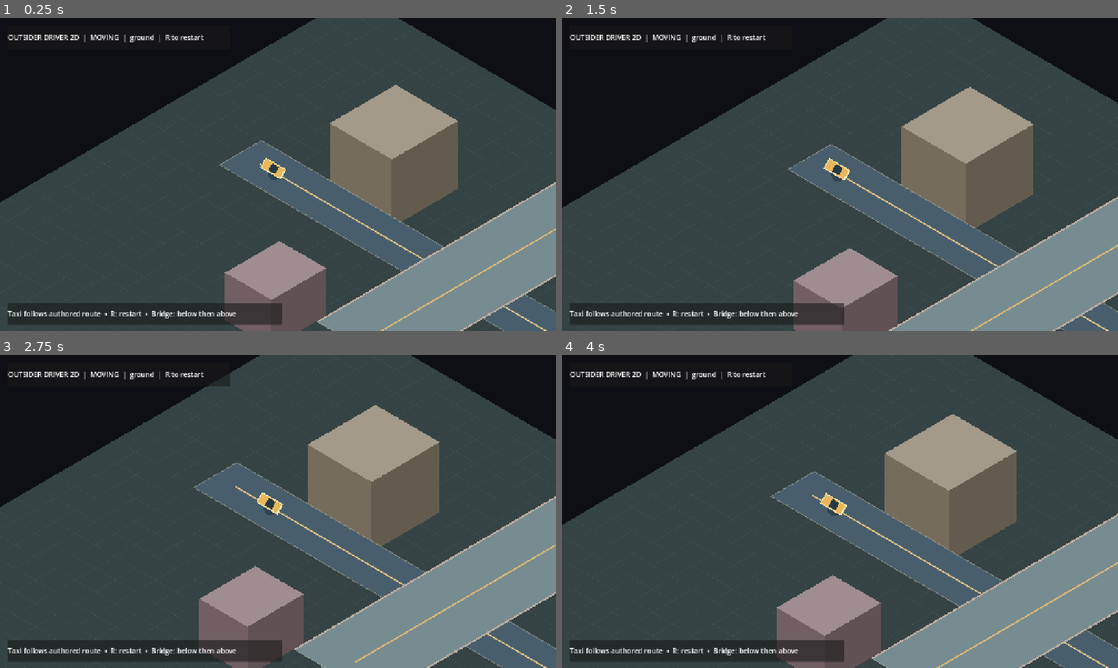
Above: before the commit, frames 1-4 (two rows, left to right).
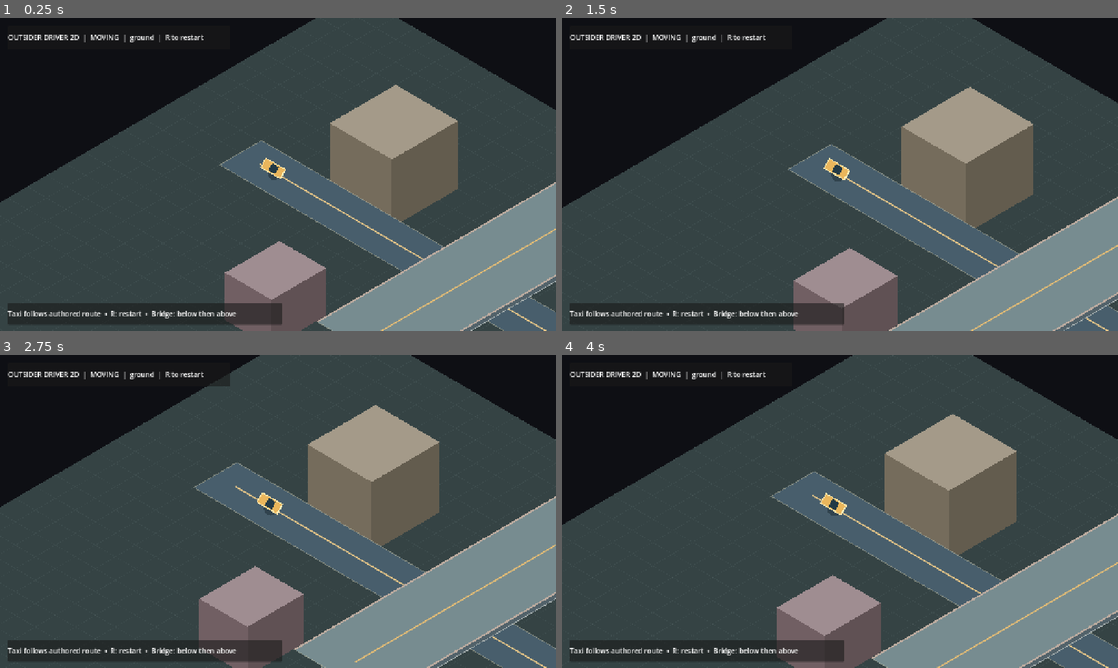
Above: after the commit, the same moments.

Repository: MohamedXIV/outsider-driver-2d
Game: Godot game, scene res://scenes/main.tscn
The game is run twice, just before and just after one commit, with the same random seed, the same clock (stepped at 60 frames per second) and the same inputs.
Inputs:
- Up to frame 1 (0.25 s): no input
- Up to frame 2 (1.5 s): tap Enter at 0.5 s; tap R at 0.6, 1.35 s
- Up to frame 3 (2.75 s): tap R at 2.1 s
- Up to frame 4 (4 s): tap R at 2.85, 3.6 s

The runs differ from the first frame. In frame 1, 0.2% of the frame differs, in the area x 83-100%, y 82-100%; in frame 2, less than 0.1%; in frame 3, 0.3%, in the area x 77-100%, y 76-100%; in frame 4, 0.2%.

Commit message:
feat(p0): clarify bridge structure and validate Linux/Web exports

Diff:
--- a/scripts/world_view.gd
+++ b/scripts/world_view.gd
@@ -27,6 +27,7 @@
 	_draw_support(Vector3(2, 0, -4))
 	_draw_support(Vector3(2, 0, 3))
 	_draw_road(Vector3(2, 1, -7), Vector3(2, 1, 7), 4.1, Color("778c90"))
+	_draw_bridge_skirting(Vector3(2, 1, -7), Vector3(2, 1, 7), 4.1)
 	_draw_road_line(Vector3(2, 1, -6), Vector3(2, 1, 6), Color("e6bd74"))
 	_draw_bridge_edge(Vector3(2, 1, -7), Vector3(2, 1, 7))
 	if taxi_world.y >= 0.50:
@@ -66,6 +67,20 @@
 	var top: Vector2 = IsoProjection.project(base + Vector3(0, 1, 0))
 	draw_line(p, top, Color("343e45"), 15.0)
 	draw_line(p + Vector2(-5, 0), top + Vector2(-5, 0), Color("93a0a0"), 4.0)
+
+
+# A thin visible side face makes the 2D bridge read as supported infrastructure.
+# Geometry stays authored 2D polygons; no mesh or 3D renderer.
+func _draw_bridge_skirting(a: Vector3, b: Vector3, width: float) -> void:
+	var quad: PackedVector2Array = IsoProjection.road_quad(a, b, width)
+	if quad.size() != 4:
+		return
+	var thickness: Vector2 = Vector2(0, 14)
+	var side: PackedVector2Array = PackedVector2Array([
+		quad[2], quad[3], quad[3] + thickness, quad[2] + thickness
+	])
+	draw_colored_polygon(side, Color("52626a"))
+	draw_line(quad[2] + thickness, quad[3] + thickness, Color("a4adad"), 2.0)
 
 
 func _draw_bridge_edge(a: Vector3, b: Vector3) -> void:
Not shown, added: export_presets.cfg
Not shown, changed: .github/workflows/p0-godot-validation.yml
Not shown, changed: docs/P0_VALIDATION.md
Not shown, added: tests/web_smoke.cjs
